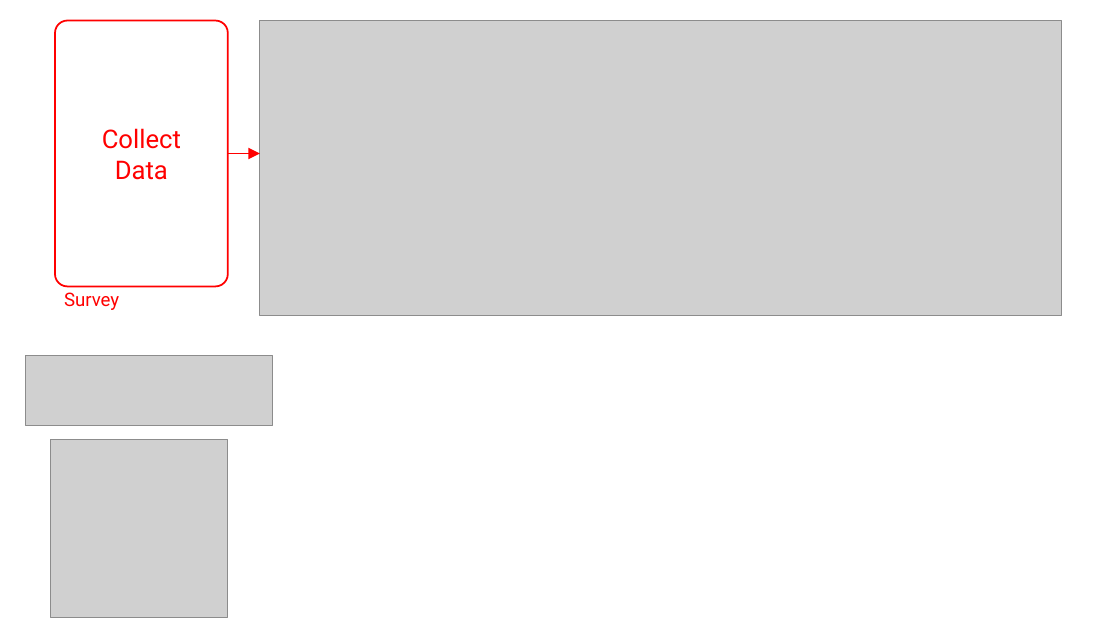
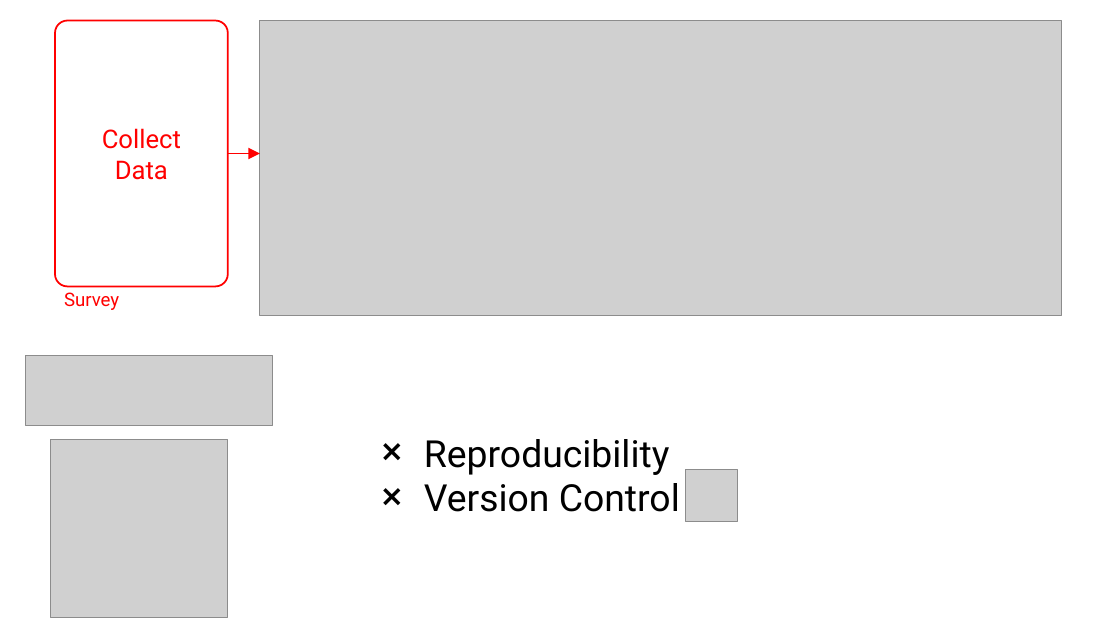
Before and after one commit to jhelvy/2025-posit-conf-surveydown, a slide deck: slide 9 of images/images.pptx. Drawn at 1120x630 pixels with LibreOffice and Linux fonts; fonts in the diff are those of the drawing; grey boxes stand for pictures. Boxes give left, top, right and bottom in pixels: in the first picture for what was removed or moved away, otherwise in the second. Text is boxed around its words. In the diff, an @@ line names an element or a change of style, - is before the commit and + after.

```diff
--- a/images/images.pptx
+++ b/images/images.pptx
@@ text added at bbox=[424, 439, 680, 512], 32 pt, text #000000 @@
+❌ Reproducibility
+❌ Version Control
@@ picture added at bbox=[686, 470, 738, 521] @@
```
Also in this commit, not shown: 2 slides added, 2 slides removed, 5 other files.
